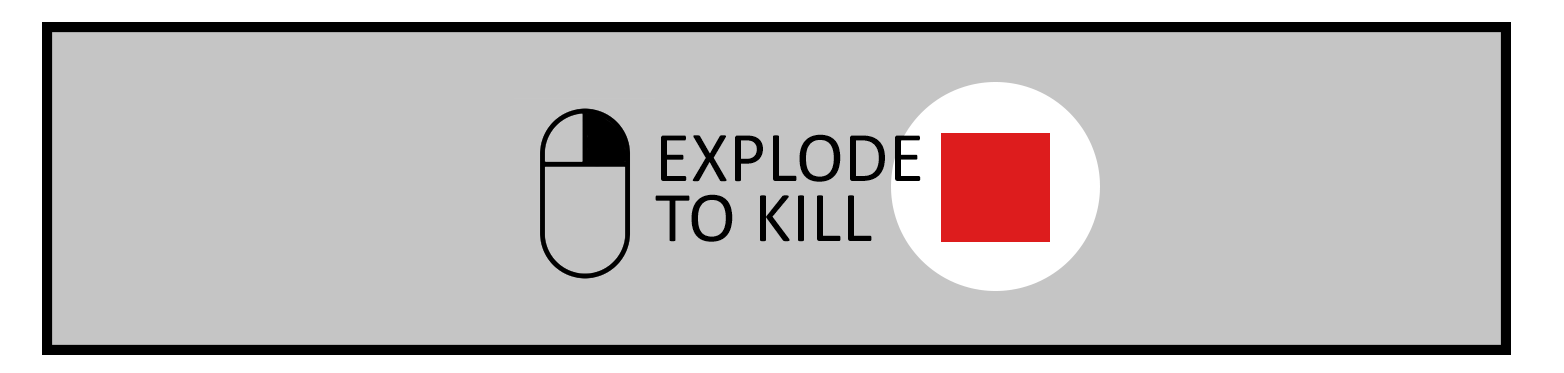
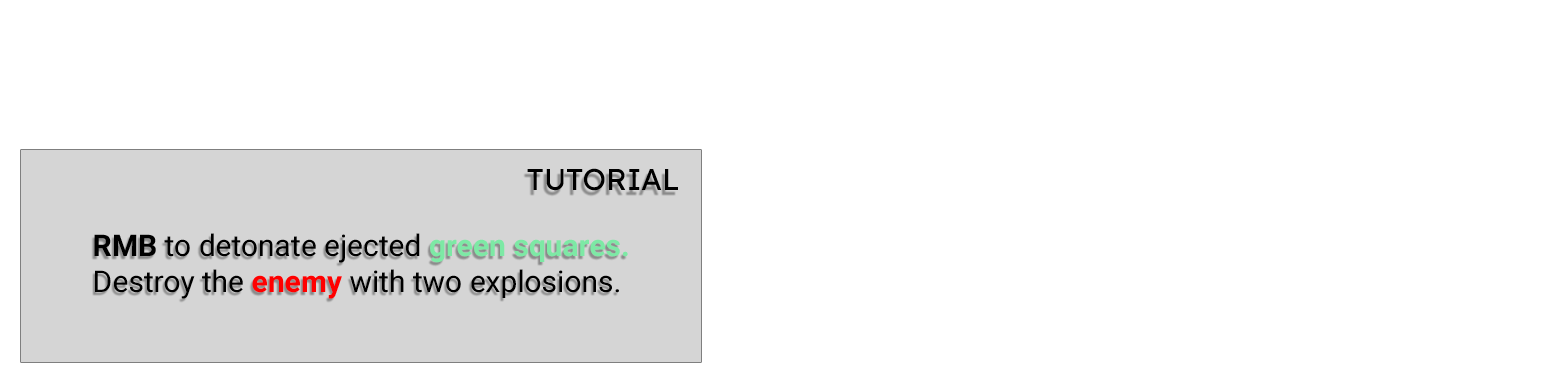
Two versions of the same layered image (1564 × 373). Layer-by-layer changes:
renamed "Layer 3 copy" to "TUTORIAL", showed it, painted on it over [527, 96, 767, 277]
removed layer "Layer 3" over [514, 98, 655, 279]
renamed "EXPLODE TO KILL" to "RMB to detonate ejected green squares. Destroy the enemy with t", painted on it over [94, 134, 921, 299]
removed layer "Rectangle 2" over [941, 133, 1050, 242]
removed layer "Ellipse 1" over [891, 82, 1100, 291]
removed layer "Rectangle 1 copy" over [42, 22, 1511, 355]
painted on "Rectangle 1" over [21, 22, 1511, 362]
